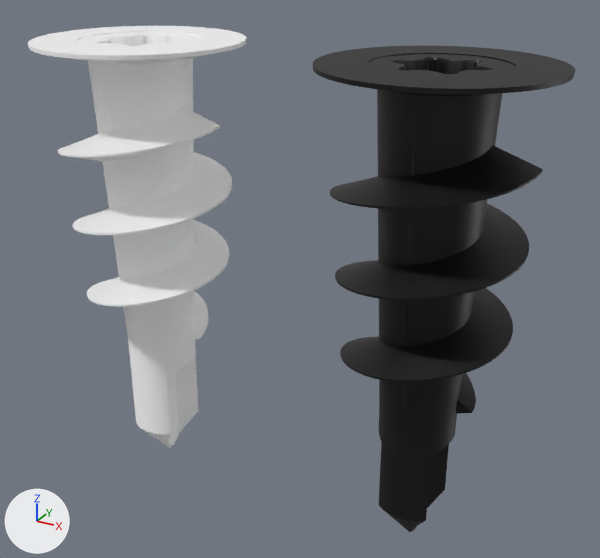
A saved change to the glTF model shoper-dpn.glb.
Rendered twice from a 50 mm lens placed at (0.026, -0.0442, 0.0396), pointed at (0.0011, 0.001, 0.0169). Every picture has the same lights, and +X, +Y and +Z are marked at lower left. The older version comes first.

Objects in the first picture: 'A_MAIN_BODY', 'A_MAIN_BODY.001'.
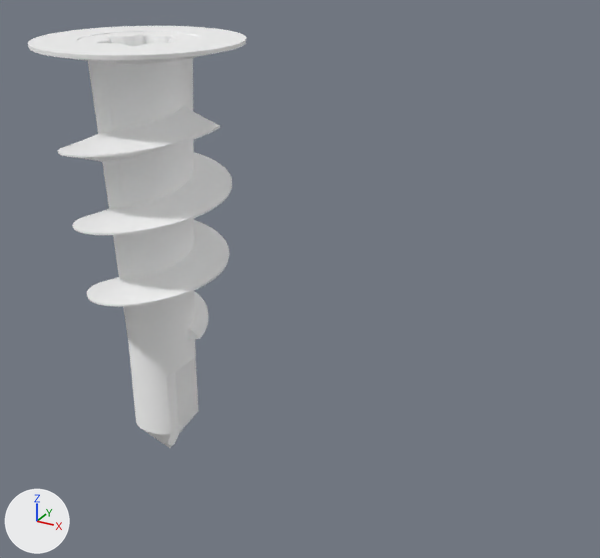
Diff of the bpy script that builds the scene:
```diff
--- a/shoper-dpn.glb.py
+++ b/shoper-dpn.glb.py
@@ ob_a_main_body_001 @@
-ob_a_main_body_001 = bpy.data.objects.new('A_MAIN_BODY.001', me_cylinder_002)
-ob_a_main_body_001.location = (0.0, 0.0, 0.0)
```

Where the change shows, as pixel boxes (x1, y1, x2, y2) in the pictures (600 x 558 px):
'A_MAIN_BODY.001', deleted (black): before (313, 45, 575, 532)
